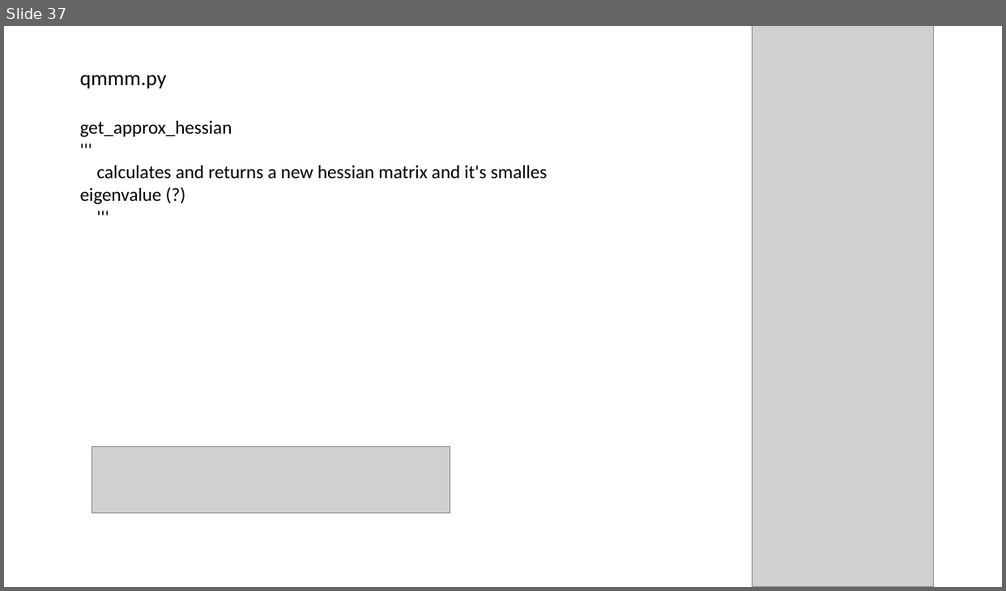
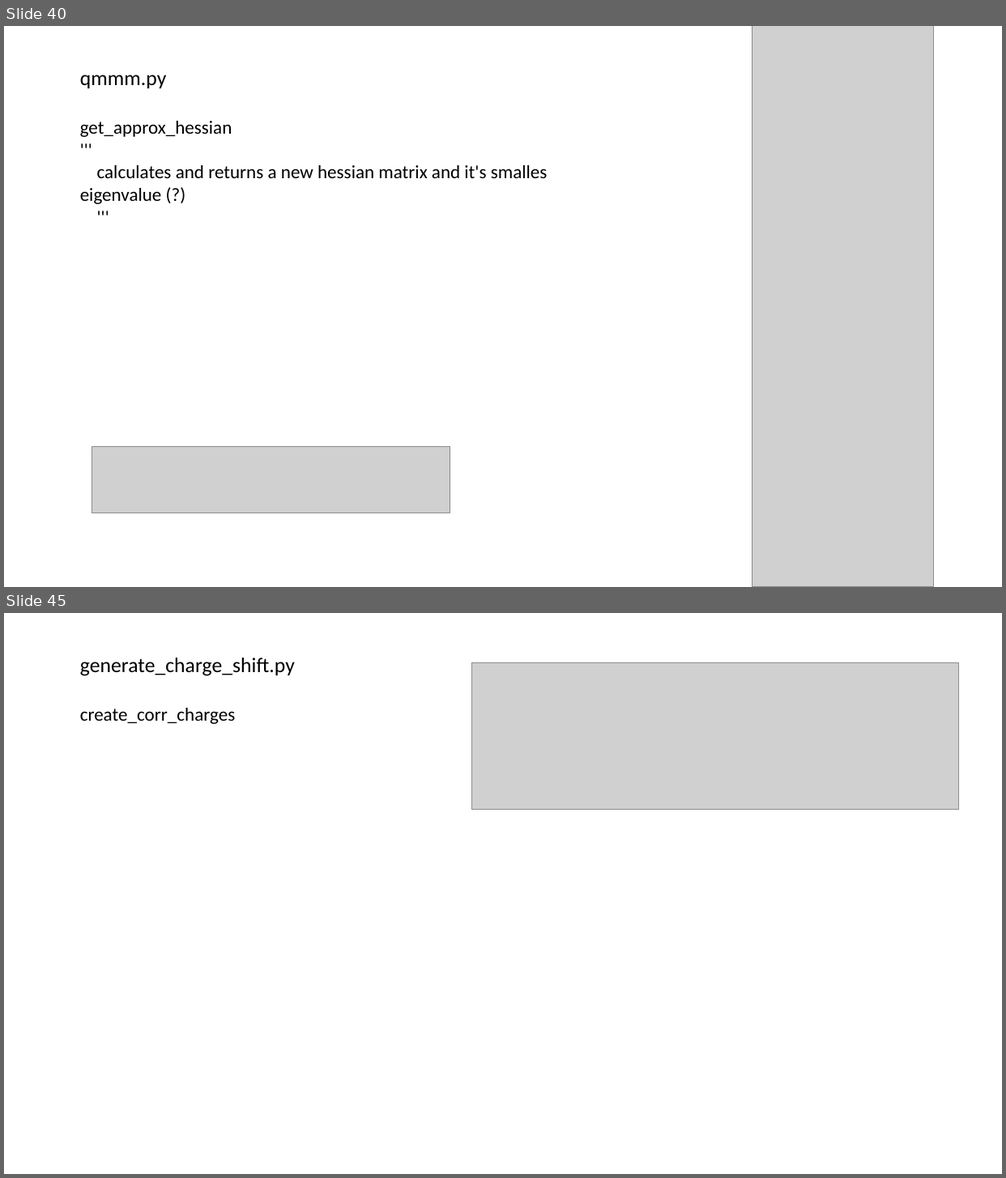
Before and after one commit to AlinaJansen/qmmm_revision, a slide deck: gmx2qmmm_overview.pptx. Shown one above the other, each under a label of ours: slide 37 before the commit, slides 40 and 45 after it; the slides between them are not shown. The pictures are 1006x591 and 1006x1178 pixels, drawn with LibreOffice and Linux fonts; fonts in the diff are those of the drawing; grey boxes stand for pictures. Boxes give left, top, right and bottom in pixels: in the first picture for what was removed or moved away, otherwise in the second. Text is boxed around its words. In the diff, an @@ line names an element or a change of style, - is before the commit and + after.

```diff
--- a/gmx2qmmm_overview.pptx
+++ b/gmx2qmmm_overview.pptx
@@ slide 45 added at (x1=4, y1=613, x2=1002, y2=1174), background #FFFFFF @@
@@ title added at (x1=80, y1=658, x2=295, y2=676), 20 pt, text #000000 @@
+generate_charge_shift.py
@@ picture added at (x1=472, y1=662, x2=959, y2=809) @@
@@ text added at (x1=80, y1=708, x2=236, y2=724), 18 pt, text #000000 @@
+create_corr_charges
@@ what was slide 37 is now slide 40 @@
```
Also in this commit, not shown: 5 slides changed, 18 other slides added, 3 other files.
